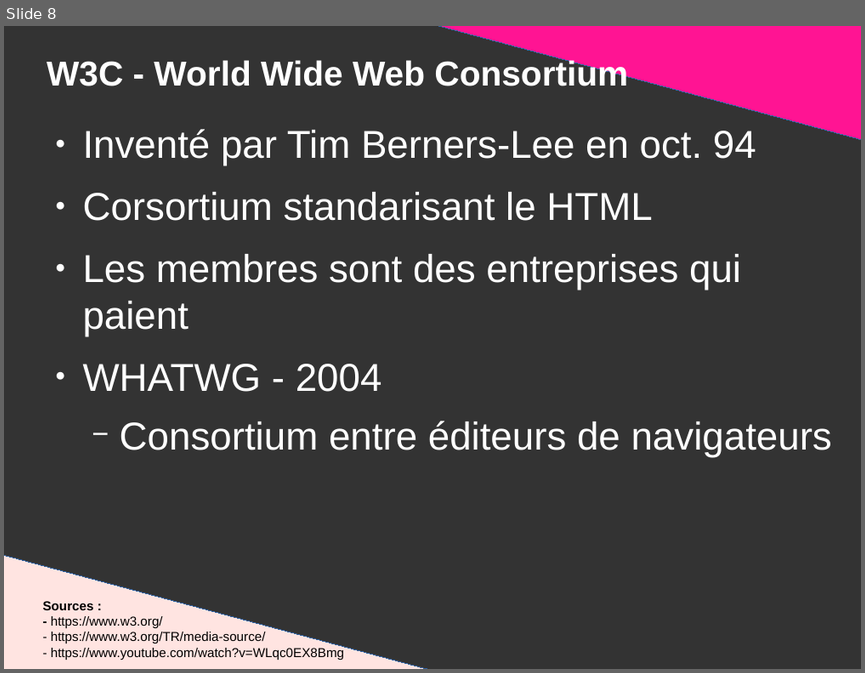
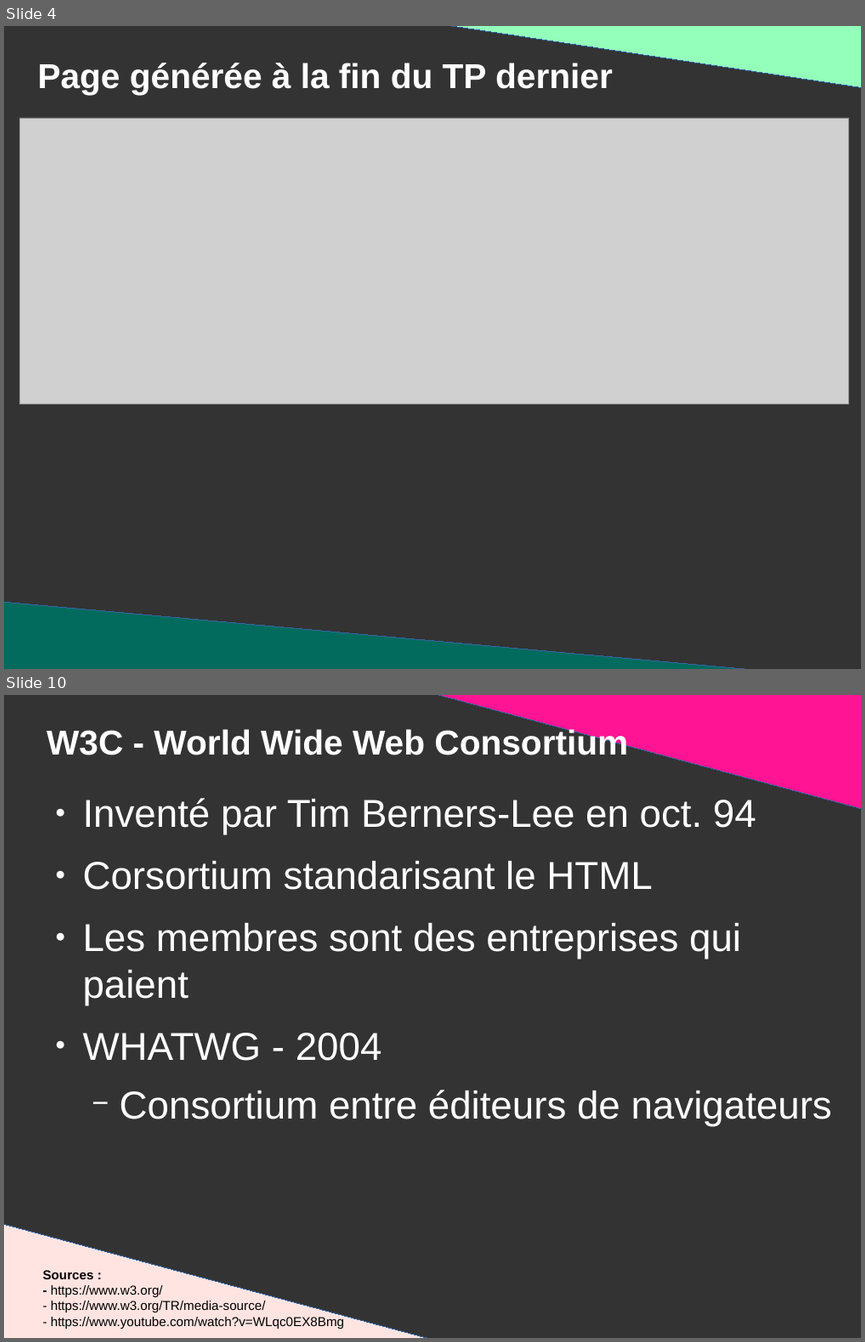
Before and after one commit to DanYellow/presentations, a slide deck: mmi/html/travaux-pratiques/numero-2/presentation.odp. Shown one above the other, each under a label of ours: slide 8 before the commit, slides 4 and 10 after it; the slides between them are not shown. The pictures are 865x673 and 865x1342 pixels, drawn with LibreOffice and Linux fonts; fonts in the diff are those of the drawing; grey boxes stand for pictures. Boxes give left, top, right and bottom in pixels: in the first picture for what was removed or moved away, otherwise in the second. Text is boxed around its words. In the diff, an @@ line names an element or a change of style, - is before the commit and + after.

```diff
--- a/mmi/html/travaux-pratiques/numero-2/presentation.odp
+++ b/mmi/html/travaux-pratiques/numero-2/presentation.odp
@@ slide 4 added at [4, 26, 861, 669], background #333333 @@
@@ right triangle added at [421, 26, 861, 88], fill #94FFBA, outline #3465A4 0 pt @@
@@ title added at [38, 63, 613, 95], 32 pt, text #FFFFFF, bold @@
+Page générée à la fin du TP dernier
@@ picture added at [19, 118, 849, 404] @@
@@ right triangle added at [4, 601, 805, 669], fill #026B5D, outline #3465A4 0 pt @@
@@ what was slide 8 is now slide 10 @@
```
Also in this commit, not shown: 5 slides changed, 2 other slides added, 1 slide removed, 3 other files.
